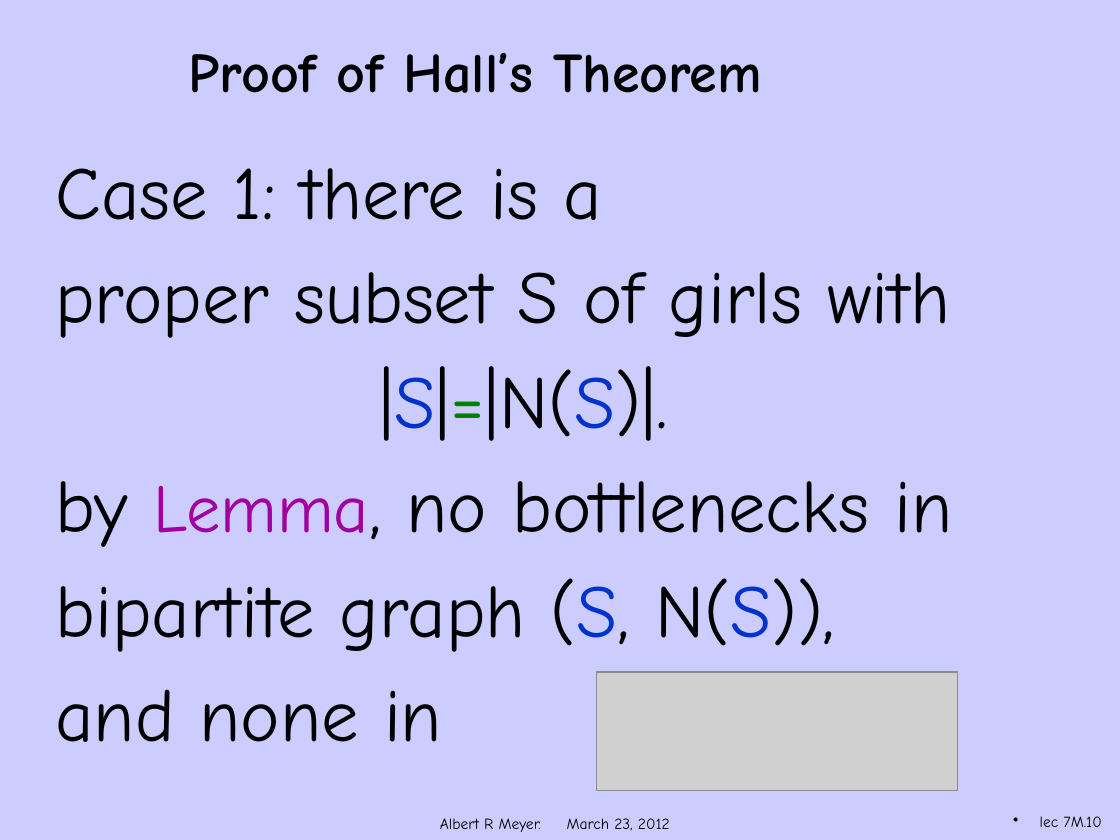
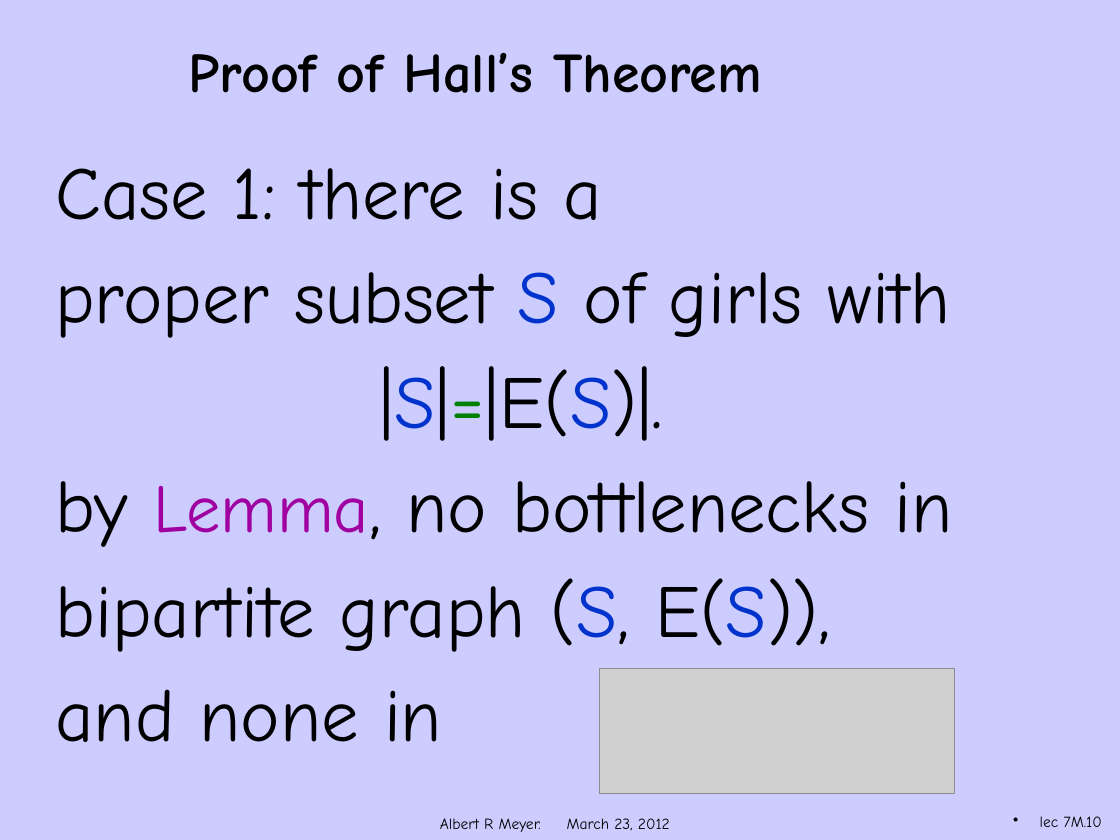
Before and after one commit to armeyer/mcs_web, a slide deck: slide 10 of spring12/slidesS12/hall-proof.pptx. Drawn at 1120x840 pixels with LibreOffice and Linux fonts; fonts in the diff are those of the drawing; grey boxes stand for pictures; background and template pictures are left out. Boxes give left, top, right and bottom in pixels: in the first picture for what was removed or moved away, otherwise in the second. Text is boxed around its words. In the diff, an @@ line names an element or a change of style, - is before the commit and + after.

Commit message:
edits bipartite-matching.pptx hall-proof.pptx

```diff
--- a/spring12/slidesS12/hall-proof.pptx
+++ b/spring12/slidesS12/hall-proof.pptx
@@ text at [55, 272, 950, 338]: text colour #000000 to #0033CC in "S" @@
@@ text at [379, 366, 663, 441]: text changed @@
-|S|=|N(S)|.
+|S|=|E(S)|.
@@ text at [55, 578, 831, 652]: text changed @@
-bipartite graph (S, N(S)),
+bipartite graph (S, E(S)),
@@ picture: place and size @@
-picture at [596, 672, 956, 791]
+picture at [600, 669, 954, 793]
```
Also in this commit, not shown: 3 other slides changed, 1 other file.
